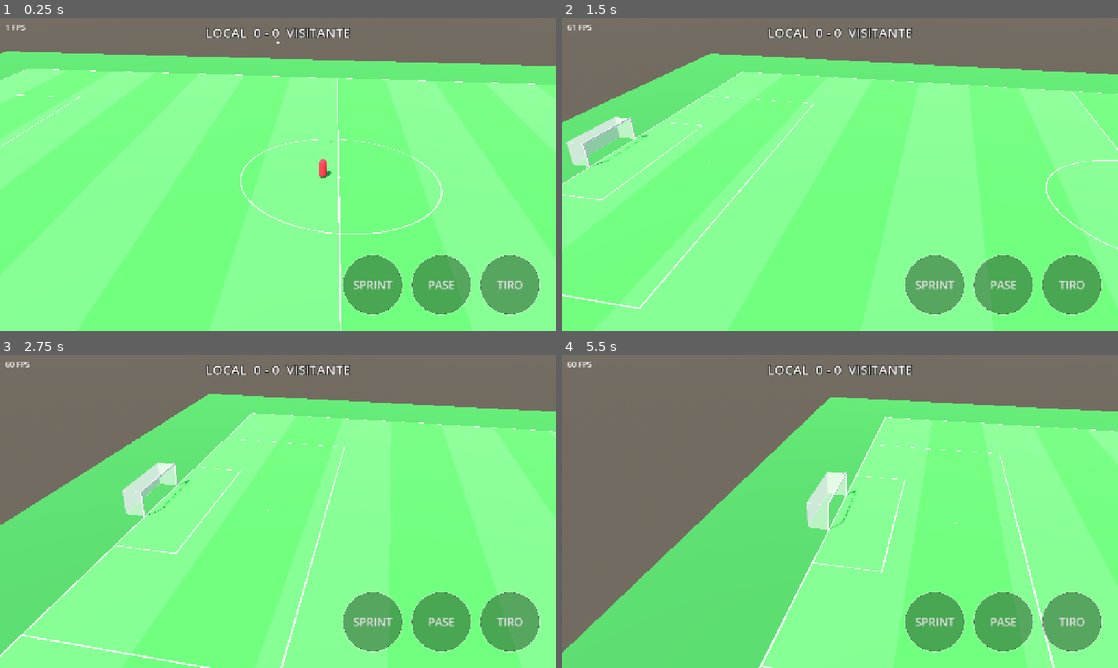
Above: before the commit, frames 1-4 (two rows, left to right).
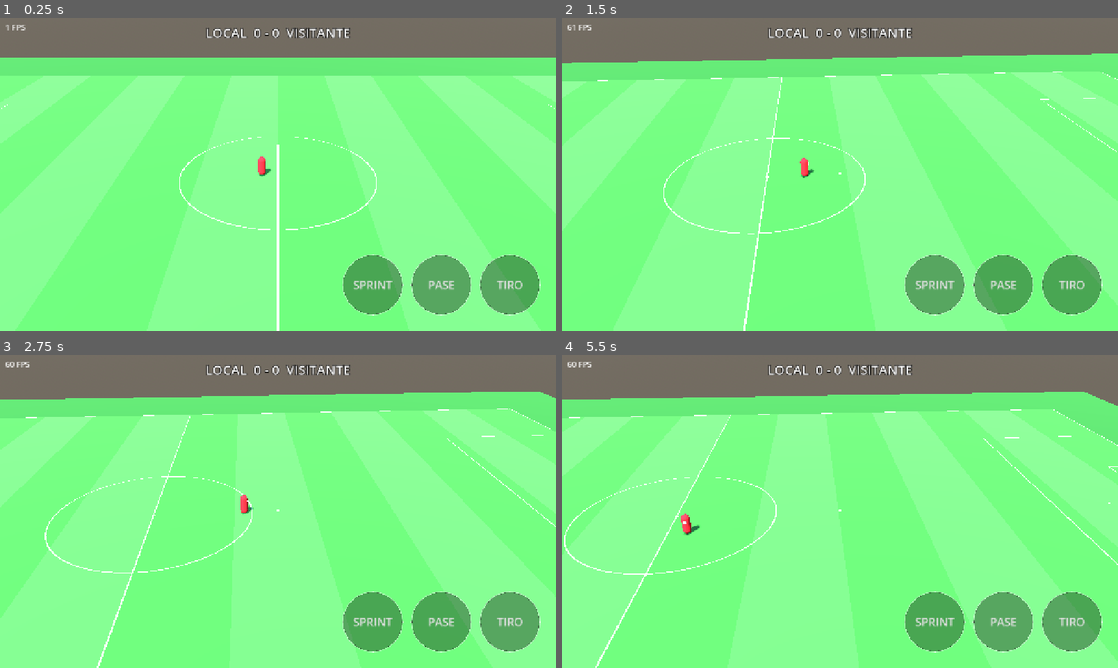
Above: after the commit, the same moments.

Repository: cardenaslautaro60-wq/PES-Comodoro
Game: Godot game, scene res://escenas/prueba/prueba.tscn
Same seed, same stepped clock (60 frames per second), same inputs: the game is played once before the commit and once after it.
Inputs (mouse positions are in pixels of both pictures, inside the frame that each line leads up to):
- Up to frame 1 (0.25 s): no input
- Up to frame 2 (1.5 s): tap Enter at 0.5 s; move the mouse to (962, 158) at 0.52 s; hold D (mover_derecha) 0.53-1.25 s; tap J (pase) at 0.6 s; click (962, 158) at 0.67 s; tap Space at 0.77 s; drag from (728, 190) to (812, 237) at 1.27 s
- Up to frame 3 (2.75 s): move the mouse to (333, 442) at 2.02 s; hold D (mover_derecha) from 2.03 s (still down); tap K (tiro) at 2.1 s
- Up to frame 4 (5.5 s): release D (mover_derecha) at 2.75 s; drag from (812, 574) to (673, 464) at 2.77 s; move the mouse to (1006, 558) at 3.52 s; hold A (mover_izquierda) 3.53-4.25 s; hold Shift (sprint) 3.53-4.25 s; tap Space at 3.77 s; drag from (673, 464) to (756, 433) at 4.27 s; move the mouse to (867, 511) at 5.02 s; hold S (mover_abajo) from 5.03 s (still down); tap J (pase) at 5.1 s; click (867, 511) at 5.17 s

The runs differ from the first frame. In frame 1, 3.2% of the frame differs, in the area x 0-100%, y 7-100%; in frame 2, 10%; in frame 3, 22%; in frame 4, 43%, in the area x 0-100%, y 11-100%.

Commit message:
Arreglar la pelota que salía despedida al empezar la escena
El jugador y la pelota nacían en el origen y recién después se movían a
su lugar. El jugador es un cuerpo cinemático, así que Godot tomaba ese
salto como un movimiento a 90 m/s y le pegaba a la pelota (54 m/s hacia
arriba = 0,9 m en un paso de física). Ahora los dos nacen directamente
en su posición. Se suma una prueba de que la pelota arranca quieta en
el centro y se saca el diagnóstico temporal.

Co-Authored-By: Claude Opus 5.5 (1M context) <noreply@anthropic.com>
Claude-Session: https://claude.ai/code/session_01XuXX459MrQVeT4E2ZhFnRW

Diff:
--- a/scripts/prueba/prueba.gd
+++ b/scripts/prueba/prueba.gd
@@ -32,6 +32,9 @@
 const VERDE_BORDE := Color(0.20, 0.42, 0.15)
 const BLANCO := Color(0.95, 0.95, 0.95)
 const COLOR_LOCAL := Color(0.80, 0.12, 0.15)
+
+const POSICION_SAQUE := Vector3(0, RADIO_PELOTA + 0.02, 0)
+const POSICION_JUGADOR := Vector3(-1.5, ALTO_JUGADOR / 2, 0)
 
 var goles_local := 0
 var goles_visitante := 0
@@ -62,7 +65,6 @@
 	_crear_jugador()
 	_crear_camara()
 	_crear_interfaz()
-	reiniciar_jugada()
 
 
 func _process(_delta: float) -> void:
@@ -84,9 +86,9 @@
 func reiniciar_jugada() -> void:
 	pelota.linear_velocity = Vector3.ZERO
 	pelota.angular_velocity = Vector3.ZERO
-	pelota.global_position = Vector3(0, RADIO_PELOTA + 0.02, 0)
+	pelota.global_position = POSICION_SAQUE
 	pelota.sleeping = false
-	jugador.global_position = Vector3(-1.5, ALTO_JUGADOR / 2, 0)
+	jugador.global_position = POSICION_JUGADOR
 	jugador.velocity = Vector3.ZERO
 	jugador.direccion_mirada = Vector3(1, 0, 0)
 
@@ -338,6 +340,8 @@
 	var vista := MeshInstance3D.new()
 	vista.mesh = malla
 	pelota.add_child(vista)
+	# La posición se pone antes de entrar al árbol, así el cuerpo nace donde va.
+	pelota.position = POSICION_SAQUE
 	add_child(pelota)
 
 
@@ -369,6 +373,10 @@
 	vista_marca.mesh = marca
 	vista_marca.position = Vector3(0, 0.35, -RADIO_JUGADOR)
 	jugador.add_child(vista_marca)
+	# El jugador es un cuerpo cinemático: si nace en un lugar y se lo mueve antes del
+	# primer paso de física, Godot lo toma como un movimiento muy rápido y le pega a
+	# la pelota. Por eso nace directamente en su posición.
+	jugador.position = POSICION_JUGADOR
 	add_child(jugador)
 
 
--- a/tests/ejecutar_tests.gd
+++ b/tests/ejecutar_tests.gd
@@ -7,7 +7,6 @@
 const ARCHIVOS_DE_PRUEBA := [
 	"res://tests/test_controles.gd",
 	"res://tests/test_escena_prueba.gd",
-	"res://tests/test_diagnostico.gd",
 ]
 const CARPETAS_CON_SCRIPTS := ["res://scripts"]
 
--- a/tests/test_diagnostico.gd
+++ /dev/null
@@ -1,32 +0,0 @@
-extends "res://tests/prueba.gd"
-## Temporal: diagnóstico de la pelota que sale despedida. Se borra cuando esté resuelto.
-
-const ESCENA := preload("res://escenas/prueba/prueba.tscn")
-
-
-func _caso(nombre: String, posicion: Vector3, ccd: bool, esperar_antes: int) -> void:
-	var escena: Node3D = ESCENA.instantiate()
-	add_child(escena)
-	await esperar_fisica(esperar_antes)
-	var pelota: RigidBody3D = escena.get("pelota")
-	pelota.continuous_cd = ccd
-	pelota.contact_monitor = true
-	pelota.max_contacts_reported = 4
-	print("DIAG %s antes: pos %s vel %s" % [nombre, pelota.global_position, pelota.linear_velocity])
-	pelota.global_position = posicion
-	for i in 12:
-		await get_tree().physics_frame
-		var choques := []
-		for c in pelota.get_colliding_bodies():
-			choques.append(c.name)
-		print("DIAG %s f%d pos %s vel %s choca %s" % [nombre, i, pelota.global_position, pelota.linear_velocity, choques])
-	escena.queue_free()
-	await get_tree().process_frame
-
-
-func test_diagnostico() -> void:
-	await _caso("ccd_10_3_10", Vector3(10, 3, 10), true, 2)
-	await _caso("sin_ccd_10_3_10", Vector3(10, 3, 10), false, 2)
-	await _caso("ccd_0_3_0", Vector3(0, 3, 0), true, 2)
-	await _caso("ccd_10_3_10_espera60", Vector3(10, 3, 10), true, 60)
-	await _caso("ccd_30_3_-20", Vector3(30, 3, -20), true, 2)
--- a/tests/test_escena_prueba.gd
+++ b/tests/test_escena_prueba.gd
@@ -25,6 +25,13 @@
 	afirmar(escena.camara != null and escena.camara.current, "la cámara de TV no está activa")
 	afirmar(escena.get_node_or_null("ArcoDerecho/ZonaGol") != null, "falta el arco derecho")
 	afirmar(escena.get_node_or_null("ArcoIzquierdo/ZonaGol") != null, "falta el arco izquierdo")
+
+
+func test_la_pelota_arranca_quieta_en_el_centro() -> void:
+	var velocidad := escena.pelota.linear_velocity.length()
+	var distancia := escena.pelota.global_position.distance_to(EscenaDePrueba.POSICION_SAQUE)
+	afirmar(velocidad < 0.5, "la pelota arranca moviéndose (%.1f m/s)" % velocidad)
+	afirmar(distancia < 0.1, "la pelota no arranca en el centro (está a %.2f m)" % distancia)
 
 
 func test_la_pelota_cae_y_queda_en_el_pasto() -> void:
